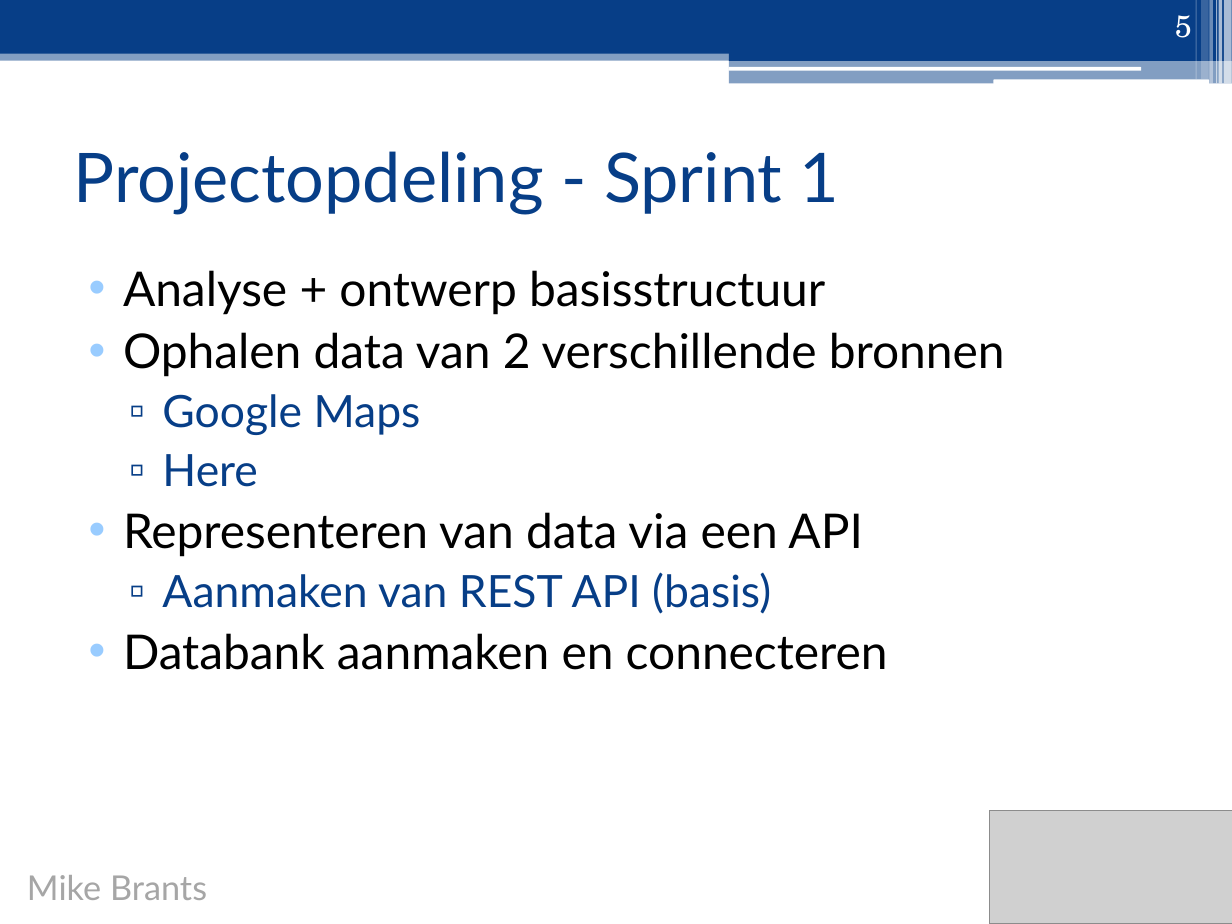
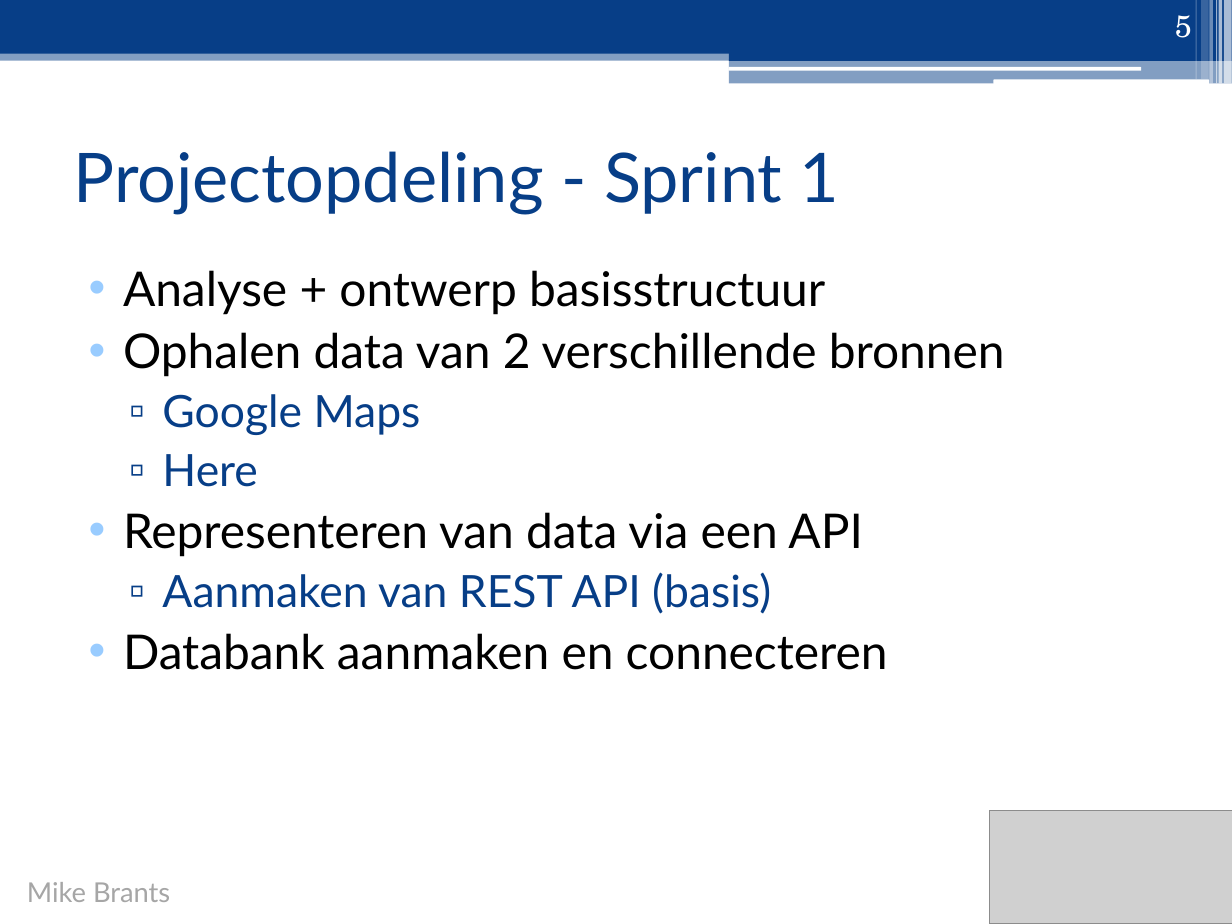
Before and after one commit to ghentlivinglab/Traffic-Travel-Time-Analyzer-2, a slide deck: slide 5 of Analyse/Presentatie/Sprint1.pptx. Drawn at 1232x924 pixels with LibreOffice and Linux fonts; fonts in the diff are those of the drawing; grey boxes stand for pictures. Boxes give left, top, right and bottom in pixels: in the first picture for what was removed or moved away, otherwise in the second. Text is boxed around its words. In the diff, an @@ line names an element or a change of style, - is before the commit and + after.

Commit message:
Edit presentation sprint1

```diff
--- a/Analyse/Presentatie/Sprint1.pptx
+++ b/Analyse/Presentatie/Sprint1.pptx
@@ text "Mike Brants": place and size @@
-text "Mike Brants" at [27, 875, 207, 900]
+text "Mike Brants" at [27, 882, 170, 902]
@@ text "Mike Brants" at [27, 882, 170, 902]: size 20 to 16 pt @@
```
Also in this commit, not shown: 21 other slides changed, 2 slides added, 1 slide removed, 5 other files.
